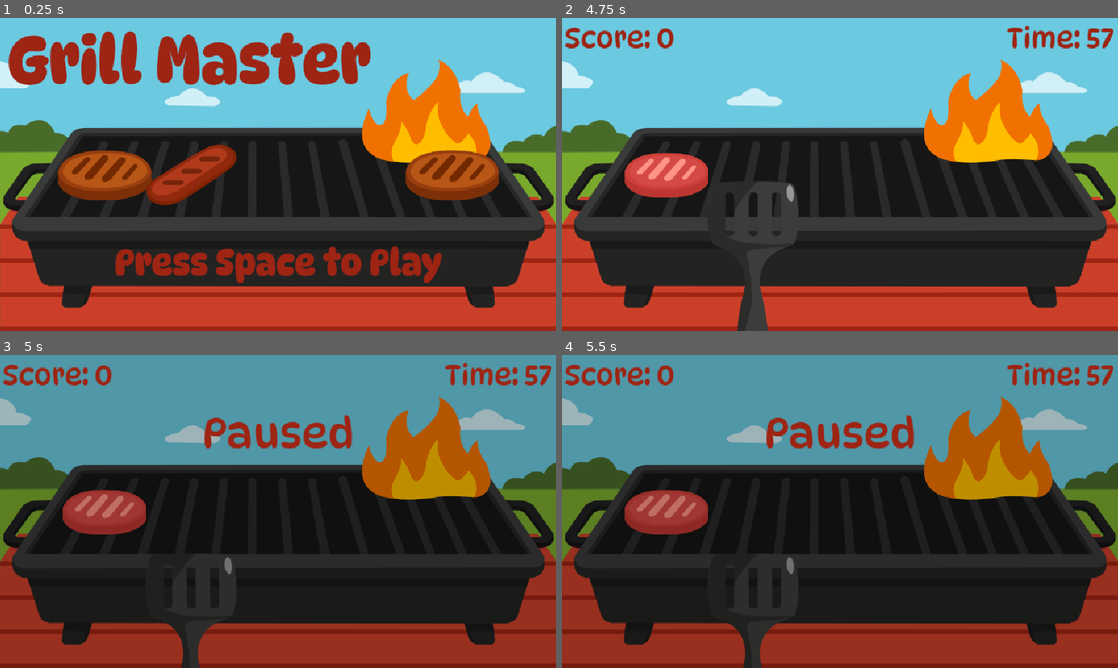
Above: before the commit, frames 1-4 (two rows, left to right).
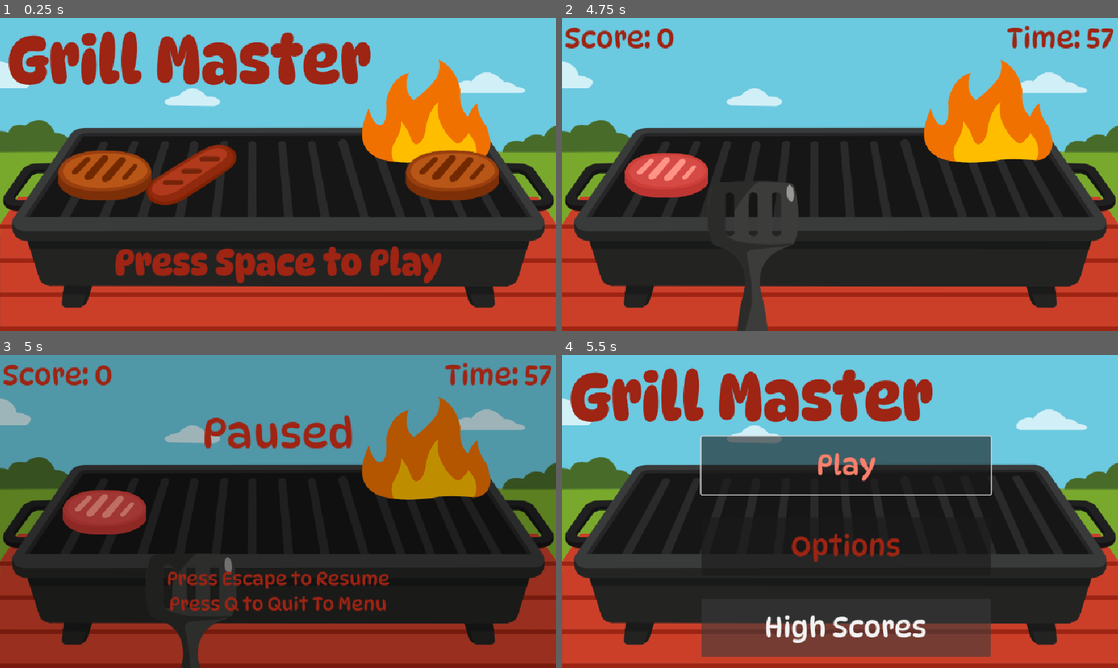
Above: after the commit, the same moments.

Repository: Allus-Interactive/30-days-of-summer-2025
Game: Godot game, scene res://scenes/menus/title_screen.tscn
The game is run twice, just before and just after one commit, with the same random seed, the same clock (stepped at 60 frames per second) and the same inputs.
Inputs:
- Up to frame 1 (0.25 s): no input
- Up to frame 2 (4.75 s): hold D (move_right) 0.53-1.25 s; tap Space (flip) at 0.6, 2.1, 2.85, 3.6, 4.35 s; click "Play" at 1.25 s; hold A (move_left) 2.03-2.78 s; hold D (move_right) 2.78-4.28 s; hold A (move_left) from 4.28 s (still down)
- Up to frame 3 (5 s): keep holding A (move_left); tap Escape (pause) at 4.9 s
- Up to frame 4 (5.5 s): keep holding A (move_left); tap Q (quit) at 5 s; tap Space (flip) at 5.1 s

Frames 1-2 are identical in both runs. In frame 3, 1.8% of the frame differs, in the area x 30-71%, y 68-82%; in frame 4, 60%, in the area x 0-100%, y 0-100%.

Commit message:
updated pause menu

Diff:
--- a/scenes/menus/pause_screen.gd
+++ b/scenes/menus/pause_screen.gd
@@ -2,6 +2,9 @@
 
 
 var is_paused: bool = false
+
+
+@export var main_menu_scene: String
 
 
 @onready var canvas_layer: CanvasLayer = $CanvasLayer
@@ -21,3 +24,10 @@
 			is_paused = true
 			canvas_layer.visible = true
 			get_tree().paused = true
+
+	if Input.is_action_just_pressed("quit"):
+			is_paused = true
+			canvas_layer.visible = true
+			get_tree().paused = true
+
+			get_tree().change_scene_to_file.call_deferred(main_menu_scene)
--- a/scenes/menus/pause_screen.tscn
+++ b/scenes/menus/pause_screen.tscn
@@ -1,10 +1,7 @@
-[gd_scene load_steps=4 format=3 uid="uid://jd1pq3pnjugm"]
+[gd_scene load_steps=3 format=3 uid="uid://jd1pq3pnjugm"]
 
 [ext_resource type="Script" uid="uid://bu5j8xc0phkq5" path="res://scenes/menus/pause_screen.gd" id="1_4gqjv"]
 [ext_resource type="Theme" uid="uid://8n7hmf7q53wo" path="res://assets/themes/dynapuff.tres" id="2_xb2gs"]
-
-[sub_resource type="LabelSettings" id="LabelSettings_4gqjv"]
-font_size = 32
 
 [node name="Pause Screen" type="Control"]
 process_mode = 3
@@ -15,6 +12,7 @@
 grow_horizontal = 2
 grow_vertical = 2
 script = ExtResource("1_4gqjv")
+main_menu_scene = "res://scenes/menus/main menu/main_menu.tscn"
 
 [node name="CanvasLayer" type="CanvasLayer" parent="."]
 visible = false
@@ -34,13 +32,12 @@
 vertical_alignment = 1
 
 [node name="Label" type="Label" parent="CanvasLayer"]
-visible = false
-offset_top = 420.0
+offset_top = 350.0
 offset_right = 960.0
-offset_bottom = 536.0
+offset_bottom = 466.0
 theme = ExtResource("2_xb2gs")
+theme_override_font_sizes/font_size = 32
 text = "Press Escape to Resume
 Press Q to Quit To Menu"
-label_settings = SubResource("LabelSettings_4gqjv")
 horizontal_alignment = 1
 vertical_alignment = 1
